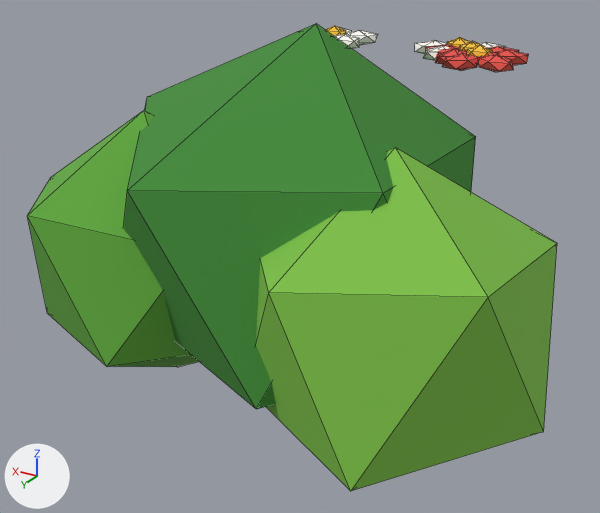
A saved change to the glTF model Models/cottage/shrub_flowering.glb.
The view is the same before and after, from a camera (50 mm lens) standing at (-0.518, 0.872, 0.615) and looking at (0.004, 0.002, 0.18). Arrows for +X, +Y and +Z are at lower left; the lights stay in place. The older version comes first. Mesh edges are drawn as thin lines. Vertices at exactly the same position are counted once.

In view in the first picture: 'shrub_flowering'.
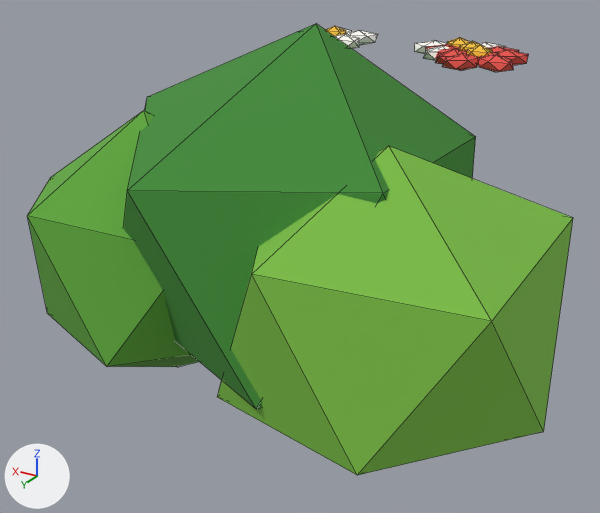
Edits to the bpy script that builds the scene:
```text
Change me_shrub_flowering:
    used by ob_shrub_flowering; location = (0.0, 0.0, 0.0)
    remove me_shrub_flowering.from_pydata(...)  # 336 vertices, 560 faces; spans x -0.355..0.37, y -0.317..0.279, z -0.024..0.48
    add me_shrub_flowering.from_pydata(...)  # 336 vertices, 560 faces; spans x -0.355..0.37, y -0.317..0.269, z -0.026..0.48
    me_shrub_flowering part 1
    me_shrub_flowering.vertices[36].co: (-0.182, 0.092, -0.024) -> (-0.178, 0.085, -0.026)
    me_shrub_flowering.vertices[37].co: (-0.004, -0.023, 0.083) -> (-0.028, -0.02, 0.087)
    me_shrub_flowering.vertices[38].co: (-0.245, -0.101, 0.093) -> (-0.217, -0.108, 0.078)
    me_shrub_flowering.vertices[40].co: (-0.22, 0.279, 0.081) -> (-0.22, 0.266, 0.091)  # pixel (350, 491) -> pixel (357, 475)
    me_shrub_flowering.vertices[41].co: (-0.031, 0.186, 0.09) -> (-0.008, 0.21, 0.081)  # not seen -> pixel (217, 397)
    me_shrub_flowering.vertices[42].co: (-0.117, -0.107, 0.286) -> (-0.126, -0.107, 0.27)
    me_shrub_flowering.vertices[43].co: (-0.317, -0.034, 0.254) -> (-0.33, -0.038, 0.286)  # pixel (557, 243) -> pixel (573, 217)
    me_shrub_flowering.vertices[44].co: (-0.314, 0.2, 0.283) -> (-0.317, 0.19, 0.254)  # pixel (488, 297) -> pixel (491, 321)
    me_shrub_flowering.vertices[45].co: (-0.119, 0.266, 0.266) -> (-0.102, 0.269, 0.283)  # pixel (268, 292) -> pixel (251, 274)
    me_shrub_flowering.vertices[46].co: (0.029, 0.085, 0.271) -> (0.003, 0.08, 0.273)
    me_shrub_flowering.vertices[47].co: (-0.158, 0.073, 0.37) -> (-0.157, 0.089, 0.375)  # pixel (395, 147) -> pixel (388, 145)
```

Boxes (x1, y1, x2, y2) around the edits, measured in the pictures (600 x 513 px; the box of a moved part takes in the faces that stretch with it):
'shrub_flowering', reshaped: before (27, 24, 557, 491); after (27, 24, 573, 475)
part 1 of me_shrub_flowering, moved or reshaped: before (256, 147, 557, 491); after (217, 146, 573, 475)
